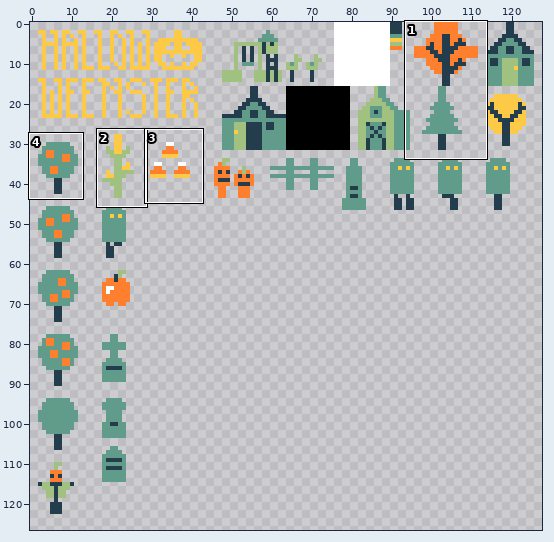
Edited in one commit: sprite sheet (html5game/Autumn 2021_texture_0.png). The first picture is a wide view before the edit; the outline marks the close-up.
Close-up. Before the edit:
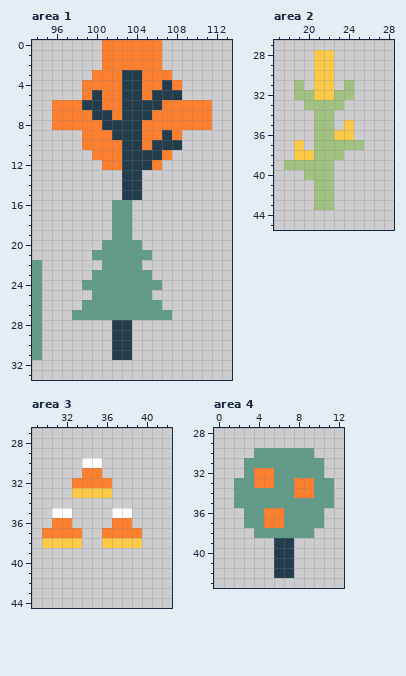
The file is 128x128 pixels. Shown: area 1: x 94..113, y 0..33; area 2: x 17..28, y 27..45; area 3: x 29..42, y 27..44; area 4: x 0..12, y 28..43. The wide view leaves out empty margins. The commit also changed other parts of the picture, which this record leaves out.
Now the later version:
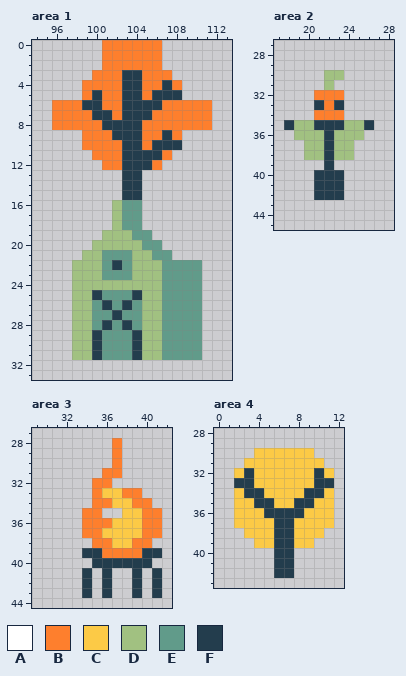
Palette (. is transparent): A #ffffff  B #fe7f2d  C #fcca46  D #a1c181  E #619b8a  F #233d4d
Change:
Area 1:
y 16..18: x 102 E -> D; x 104 . -> E
y 19: x 101..105 .EE.. -> DDDEE
y 20: x 100..106 .EEEE.. -> DDDDDEE
y 21: x 99..100 .E -> DD; x 104..107 EE.. -> DDEE
y 22: x 94 E -> .; x 98..100 ... -> DDD; x 102 E -> F; x 104..110 E...... -> DDDEEEE
y 23: x 94 E -> .; x 98..100 ..E -> DDD; x 104..110 EE..... -> DDDEEEE
y 24: x 94 E -> .; x 98..110 .EEEEEEEE.... -> DDDDDDDDDEEEE
y 25: x 94 E -> .; x 98..100 ..E -> DDF; x 104..110 EE..... -> FDDEEEE
y 26: x 94 E -> .; x 98..99 .E -> DD; x 101 E -> F; x 103 E -> F; x 105..110 EE.... -> DDEEEE
y 27: x 94 E -> .; x 98..99 EE -> DD; x 102 E -> F; x 105..106 EE -> DD; x 108..110 ... -> EEE
y 28: x 94 E -> .; x 98..102 ....F -> DDEFE; x 104..110 ....... -> EDDEEEE
y 29..31: x 94 E -> .; x 98..110 ....FF....... -> DDFEEEFDDEEEE
Area 2:
y 28..29: x 21..22 CC -> ..
y 30: x 21..23 CC. -> .DD
y 31: x 19 D -> .; x 21..22 CC -> .D; x 24 D -> .
y 32: x 19..24 DDCCDD -> ..BBB.
y 33: x 20..23 DDDD -> .FBF
y 34: x 21..23 DD. -> BBB
y 35: x 18..26 ...DD.C.. -> FDDFFFDDF
y 36: x 19..20 .. -> DD; x 22..25 DCC. -> FDDD
y 37: x 19..20 C. -> .D; x 22 D -> F; x 25 D -> .
y 38: x 19..20 CC -> .D; x 22 D -> F; x 24 . -> D
y 39: x 18..22 DDDDD -> ....F
y 40: x 20..23 DDD. -> .FFF
y 41..42: x 21..23 DD. -> FFF
y 43: x 21..22 DD -> ..
Area 3:
y 28..29: x 37 . -> B
y 30: x 34..35 AA -> ..; x 37 . -> B
y 31: x 34..37 BB.. -> ..BB
y 32: x 33..34 BB -> ..
y 33: x 33..35 CCC -> ..B; x 37..39 ... -> CBB
y 34: x 35..40 ...... -> BBCCBB
y 35: x 31..32 AA -> ..; x 34..35 .. -> BB; x 37..41 AA... -> .CCBB
y 36: x 31..32 BB -> ..; x 34..41 ...BB... -> BBBCCCBB
y 37: x 30..41 BBBB..BBBB.. -> ....BBCCCCBB
y 38: x 30..33 CCCC -> ....; x 35..36 .C -> BB; x 39..40 C. -> BB
y 39: x 34..41 ........ -> FFBBBBFF
y 40: x 35..40 ...... -> FFFFFF
y 41..43: x 34 . -> F; x 36 . -> F; x 39 . -> F; x 41 . -> F
Area 4:
y 30: x 4..9 EEEEEE -> CCCCCC
y 31: x 3..10 EEEEEEEE -> CCCCCCCC
y 32: x 2..11 .EBBEEEEE. -> CFCCCCCCFC
y 33: x 2..11 EEBBEEBBEE -> FFCCCCCCFF
y 34: x 2..11 EEEEEEBBEE -> CFFCCCCFFC
y 35: x 2..11 EEEEEEEEEE -> CCFFCCFFCC
y 36: x 2..11 .EEBBEEEE. -> CCCFFFFCCC
y 37: x 2..11 .EEBBEEEE. -> CCCCFFCCCC
y 38: x 3..10 .EEEEEE. -> CCCFFCCC
y 39: x 4..5 .. -> CC; x 8..9 .. -> CC
Pixel boxes of the changes (left, top, right, bottom) in both close-ups:
changed: (32, 200, 202, 360)
changed: (284, 50, 374, 210)
changed: (42, 438, 162, 598)
changed: (234, 448, 334, 548)
